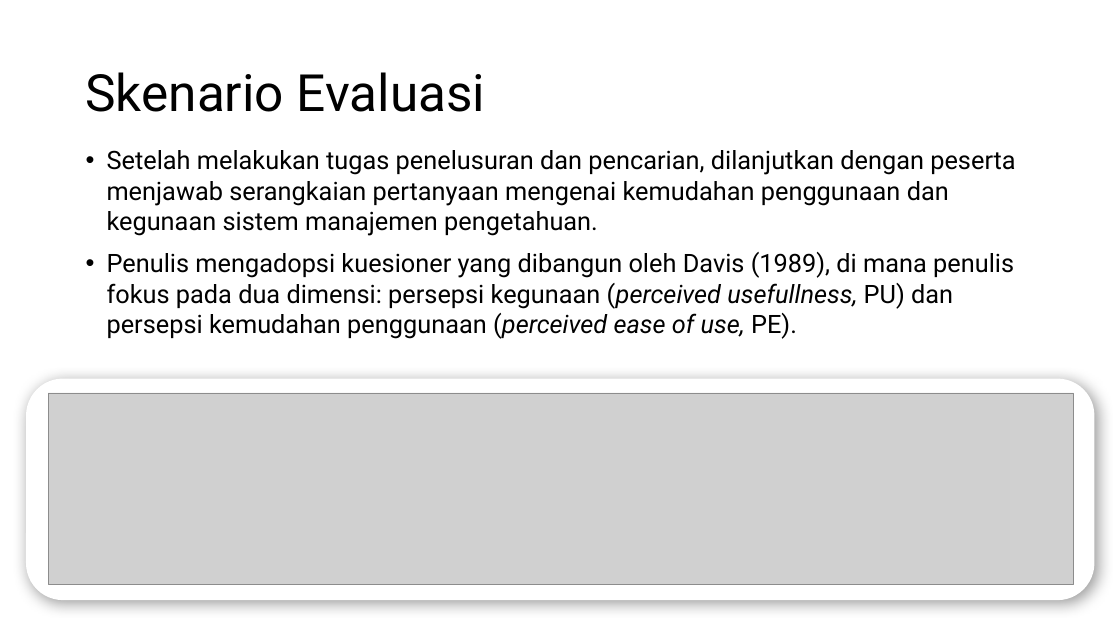
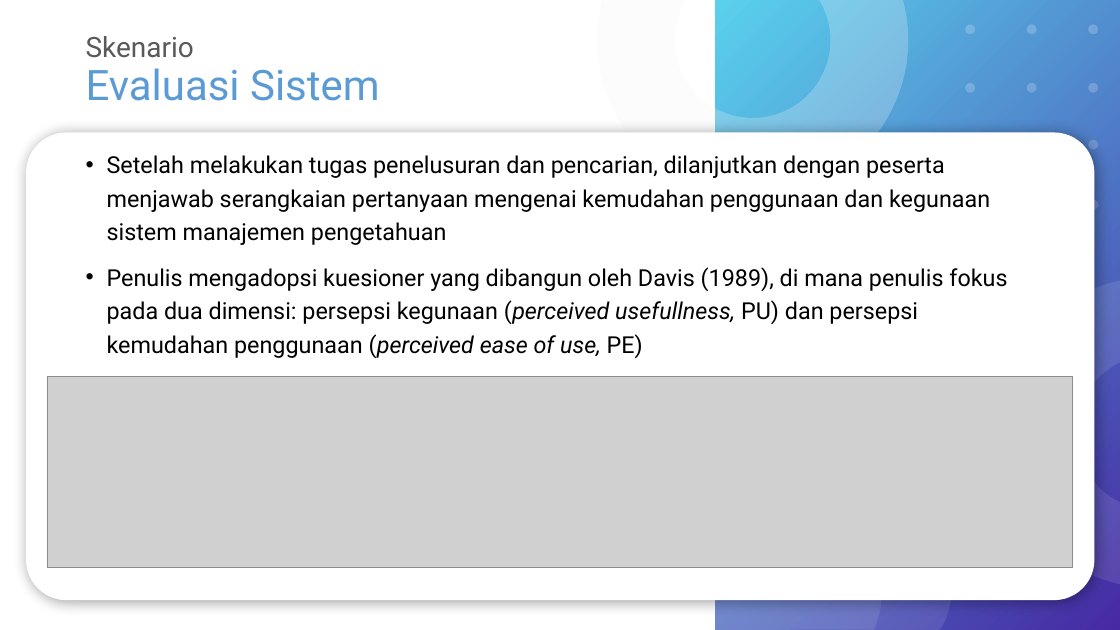
Before and after one commit to wardanacoolant/Tugas-Akhir, a slide deck: slide 16 of Hari-H Sidang/Rancangan Presentasi Skripsi.pptx. Drawn at 1120x630 pixels with LibreOffice and Linux fonts; fonts in the diff are those of the drawing; grey boxes stand for pictures. Boxes give left, top, right and bottom in pixels: in the first picture for what was removed or moved away, otherwise in the second. Text is boxed around its words. In the diff, an @@ line names an element or a change of style, - is before the commit and + after.

```diff
--- a/Hari-H Sidang/Rancangan Presentasi Skripsi.pptx
+++ b/Hari-H Sidang/Rancangan Presentasi Skripsi.pptx
@@ text at [86, 36, 380, 101]: text changed; size 44 to 36 pt; text colour #000000 to #5B9BD5 @@
-Skenario Evaluasi
+Skenario
+Evaluasi Sistem
@@ rounded rectangle: place and size @@
-rounded rectangle at [26, 379, 1095, 601]
+rounded rectangle at [26, 133, 1095, 601]
@@ rounded rectangle at [26, 133, 1095, 601]: proportions changed @@
@@ text at [107, 155, 1007, 358]: text changed; size 21.7 to 20 pt @@
-• Setelah melakukan tugas penelusuran dan pencarian, dilanjutkan dengan peserta menjawab serangkaian pertanyaan mengenai kemudahan penggunaan dan kegunaan sistem manajemen pengetahuan.
-• Penulis mengadopsi kuesioner yang dibangun oleh Davis (1989), di mana penulis fokus pada dua dimensi: persepsi kegunaan (perceived usefullness, PU) dan persepsi kemudahan penggunaan (perceived ease of use, PE).
+• Setelah melakukan tugas penelusuran dan pencarian, dilanjutkan dengan peserta menjawab serangkaian pertanyaan mengenai kemudahan penggunaan dan kegunaan sistem manajemen pengetahuan
+• Penulis mengadopsi kuesioner yang dibangun oleh Davis (1989), di mana penulis fokus pada dua dimensi: persepsi kegunaan (perceived usefullness, PU) dan persepsi kemudahan penggunaan (perceived ease of use, PE)
@@ picture: place and size @@
-picture at [48, 393, 1074, 585]
+picture at [47, 376, 1073, 568]
@@ group added at [597, 0, 1120, 630]: 3 freeform shapes, 2 donuts, 1 rectangle @@
```
Also in this commit, not shown: 42 other slides changed, 1 other file.
